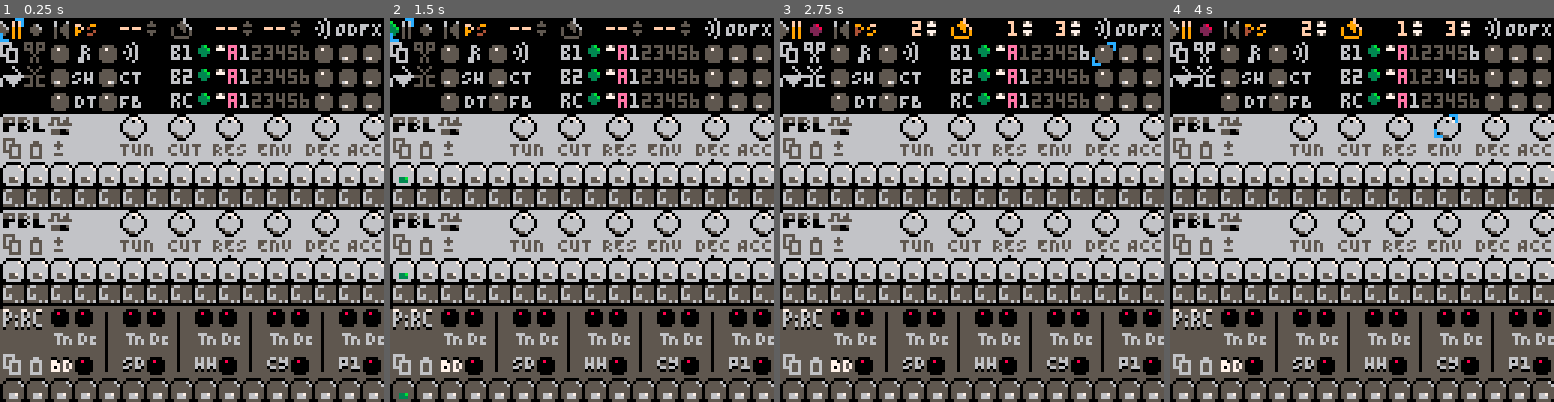
Above: before the commit, frames 1-4 (left to right).
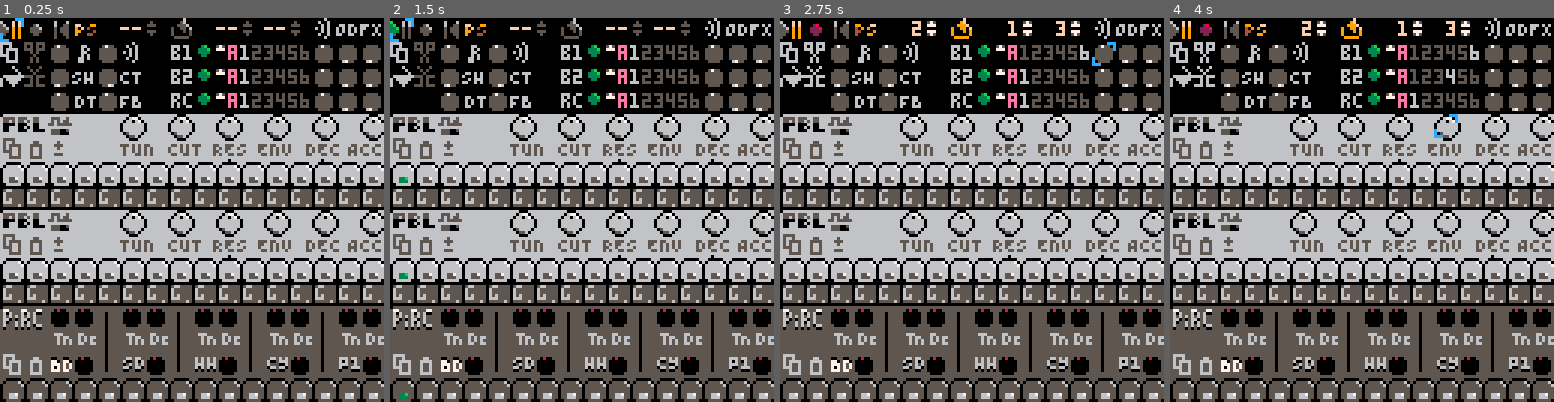
Above: after the commit, the same moments.

Repository: luchak/rp8
Game: PICO-8 cartridge pb-0x.p8
The game is run twice, just before and just after one commit, with the same random seed, the same clock (stepped at 60 frames per second) and the same inputs.
Inputs:
- Up to frame 1 (0.25 s): no input
- Up to frame 2 (1.5 s): tap X (X key) at 0.33, 1.07 s; tap O (Z key) at 0.7 s
- Up to frame 3 (2.75 s): hold Right 1.6-2.1 s; tap O (Z key) at 1.7, 2.1, 2.5 s; tap X (X key) at 1.85 s; hold Up 2.15-2.42 s; hold Right from 2.47 s (still down)
- Up to frame 4 (4 s): tap O (Z key) at 2.9, 3.3, 3.7 s; tap X (X key) at 2.97 s; release Right at 3.03 s; hold Left 3.08-3.58 s; hold Down 3.63-3.97 s

The runs differ from the first frame. In frame 1, 1.0% of the frame differs, in the area x 3-100%, y 7-90%; in frame 2, 1.0%; in frame 3, 1.0%; in frame 4, 1.0%.

Commit message:
More spritesheet rework, broader dial ranges

Diff:
--- a/pb-0x.p8
+++ b/pb-0x.p8
@@ -1372,15 +1372,15 @@
   )
   -- lev
   ui:add_widget(
-   dial_new(d.x+8,yp+16,100,12,state_make_get_set_param(d.b+2))
+   dial_new(d.x+8,yp+16,112,16,state_make_get_set_param(d.b+2))
   )
   -- tun
   ui:add_widget(
-   dial_new(d.x,yp,100,12,state_make_get_set_param(d.b+0))
+   dial_new(d.x,yp,112,16,state_make_get_set_param(d.b+0))
   )
   -- dec
   ui:add_widget(
-   dial_new(d.x+8,yp,100,12,state_make_get_set_param(d.b+1))
+   dial_new(d.x+8,yp,112,16,state_make_get_set_param(d.b+1))
   )
 
   ui:add_widget(
@@ -1401,7 +1401,7 @@
 function header_ui_init(ui,yp)
  local function hdial(x,y,idx)
  ui:add_widget(
-  dial_new(x,yp+y,116,12,state_make_get_set_param(idx))
+  dial_new(x,yp+y,128,16,state_make_get_set_param(idx))
  )
  end
 
@@ -1420,7 +1420,7 @@
  )
  ui:add_widget(
   toggle_new(
-   24,yp,142,143,
+   24,yp,172,173,
    state_is_song_mode,
    function(s) s:toggle_song_mode() end
   )
@@ -1804,21 +1804,21 @@
 
 
 __map__
-080907008e0000c000c0c10000c000c007e9ff8e0000c0c10000c000c0ec292a07e7058e00eec5c300eec5eec5ec292a0000000000000000000000000000000000000000000000000000000000000000000000000000000000000000000000000000000000000000000000000000000000000000000000000000000000000000
-78287827172678271826782719267827c6cb782878270000000026b717787878f2c778287827001726d00000007878780000000000000000000000000000000000000000000000000000000000000000000000000000000000000000000000000000000000000000000000000000000000000000000000000000000000000000
-787078717829782a7829782a7829782ac7c8787078710000000026b418787878f7c978707871001826d00000007878780000000000000000000000000000000000000000000000000000000000000000000000000000000000000000000000000000000000000000000000000000000000000000000000000000000000000000
-78727873d00000a3d00000a3d00000a3cac9787278730000000026b919787878000078727873001926d00000007878780000000000000000000000000000000000000000000000000000000000000000000000000000000000000000000000000000000000000000000000000000000000000000000000000000000000000000
+07e905ac0000c0c10000c000c0ec292a07e905ac0000c0c10000c000c0ec292a07e705ac00eec5c300eec5eec5ec292a0000000000000000000000000000000000000000000000000000000000000000000000000000000000000000000000000000000000000000000000000000000000000000000000000000000000000000
+c6cb852885270000000026b717858585c6cb842884270000000026b717848484f2c784288427001726d00000008484840000000000000000000000000000000000000000000000000000000000000000000000000000000000000000000000000000000000000000000000000000000000000000000000000000000000000000
+c7c885f885f90000000026b418858585c7c884f884f90000000026b418848484f7c984f884f9001826d00000008484840000000000000000000000000000000000000000000000000000000000000000000000000000000000000000000000000000000000000000000000000000000000000000000000000000000000000000
+cac985fa85fb0000000026b919858585cac984fa84fb0000000026b919848484000084fa84fb001926d00000008484840000000000000000000000000000000000000000000000000000000000000000000000000000000000000000000000000000000000000000000000000000000000000000000000000000000000000000
 0c0d031d1d341e341e341e341e341e34e0dfdfdf1d341e341e341e341e341e34000000000000000000000000000000000000000000000000000000000000000000000000000000000000000000000000000000000000000000000000000000000000000000000000000000000000000000000000000000000000000000000000
 1c1b1a1d1dd4d5d6d7d8d9dadbdcddde1c1b1a021dd4d5d6d7d8d9dadbdcddde000000000000000000000000000000000000000000000000000000000000000000000000000000000000000000000000000000000000000000000000000000000000000000000000000000000000000000000000000000000000000000000000
 1010101010101010101010101010101010101010101010101010101010101010000000000000000000000000000000000000000000000000000000000000000000000000000000000000000000000000000000000000000000000000000000000000000000000000000000000000000000000000000000000000000000000000
 5555555555555555555555555555555555555555555555555555555555555555000000000000000000000000000000000000000000000000000000000000000000000000000000000000000000000000000000000000000000000000000000000000000000000000000000000000000000000000000000000000000000000000
-919267679067679067679067679067670b0aa1a1976798679a679c679e678c67000000000000000000000000000000000000000000000000000000000000000000000000000000000000000000000000000000000000000000000000000000000000000000000000000000000000000000000000000000000000000000000000
-a1a19394a09394a09394a09394a09394fca1a1a1936793679367936793679367000000000000000000000000000000000000000000000000000000000000000000000000000000000000000000000000000000000000000000000000000000000000000000000000000000000000000000000000000000000000000000000000
-0b0a9767b09867b09a67b09c67b09e67e4fdfeff946794679467946794679467000000000000000000000000000000000000000000000000000000000000000000000000000000000000000000000000000000000000000000000000000000000000000000000000000000000000000000000000000000000000000000000000
+919276769076769076769076769076760b0aa1a1977698769a769c769e768c76000000000000000000000000000000000000000000000000000000000000000000000000000000000000000000000000000000000000000000000000000000000000000000000000000000000000000000000000000000000000000000000000
+a1a19394a09394a09394a09394a09394fca1a1a1937693769376937693769376000000000000000000000000000000000000000000000000000000000000000000000000000000000000000000000000000000000000000000000000000000000000000000000000000000000000000000000000000000000000000000000000
+0b0a9776b09876b09a76b09c76b09e76e4fdfeff947694769476947694769476000000000000000000000000000000000000000000000000000000000000000000000000000000000000000000000000000000000000000000000000000000000000000000000000000000000000000000000000000000000000000000000000
 1313131313131313131313131313131313131313131313131313131313131313000000000000000000000000000000000000000000000000000000000000000000000000000000000000000000000000000000000000000000000000000000000000000000000000000000000000000000000000000000000000000000000000
 000000000000000000000000000000000b0aa1a1a1959394a1959394a1959394000000000000000000000000000000000000000000000000000000000000000000000000000000000000000000000000000000000000000000000000000000000000000000000000000000000000000000000000000000000000000000000000
-00000000000000000000000000000000fca1a1a1976868689a6868689e686868000000000000000000000000000000000000000000000000000000000000000000000000000000000000000000000000000000000000000000000000000000000000000000000000000000000000000000000000000000000000000000000000
-00000000000000000000000000000000e4fdfeff986868689c6868688c686868000000000000000000000000000000000000000000000000000000000000000000000000000000000000000000000000000000000000000000000000000000000000000000000000000000000000000000000000000000000000000000000000
+00000000000000000000000000000000fca1a1a1977676769a7676769e767676000000000000000000000000000000000000000000000000000000000000000000000000000000000000000000000000000000000000000000000000000000000000000000000000000000000000000000000000000000000000000000000000
+00000000000000000000000000000000e4fdfeff987676769c7676768c767676000000000000000000000000000000000000000000000000000000000000000000000000000000000000000000000000000000000000000000000000000000000000000000000000000000000000000000000000000000000000000000000000
 0000000000000000000000000000000013131313131313131313131313131313000000000000000000000000000000000000000000000000000000000000000000000000000000000000000000000000000000000000000000000000000000000000000000000000000000000000000000000000000000000000000000000000
 
 
Not shown, changed: 38 lines of the sprite sheet (__gfx__) section of pb-0x.p8
